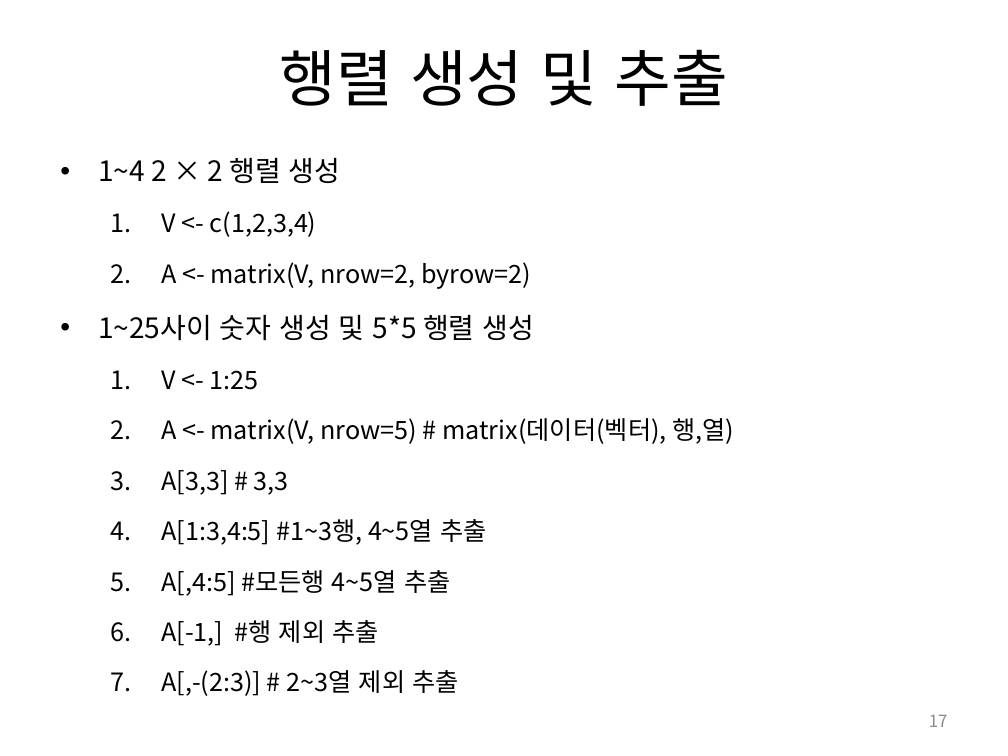
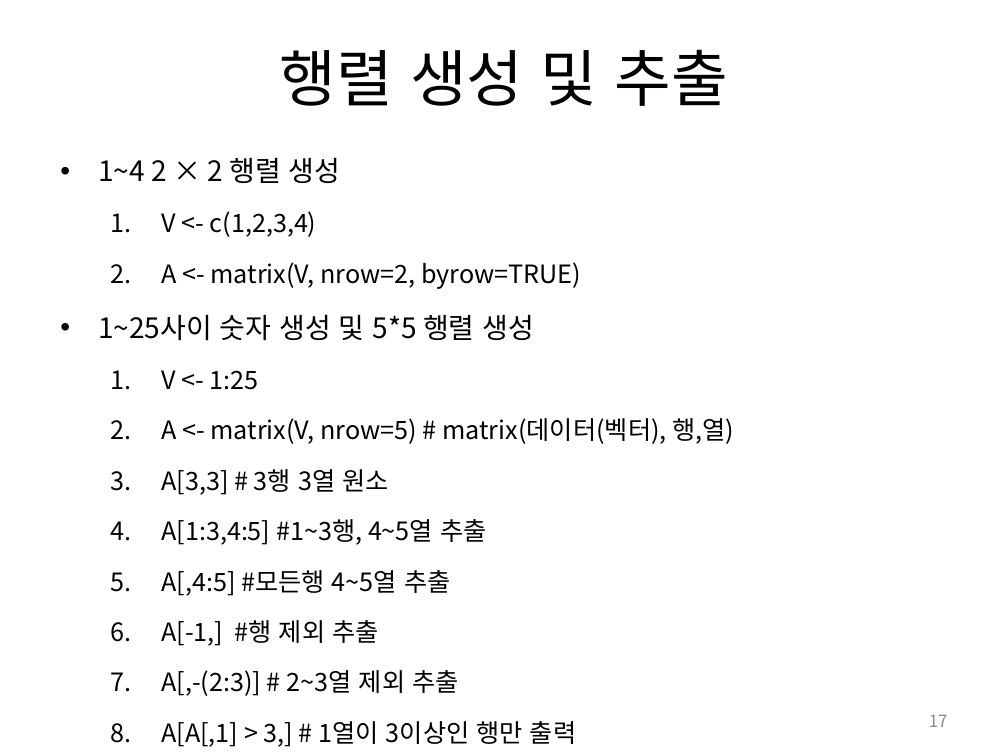
Before and after one commit to dyjin1217/KPU_R_Basic, a slide deck: slide 17 of 산기대_R_강의.pptx. Drawn at 1008x756 pixels with LibreOffice and Linux fonts; fonts in the diff are those of the drawing. Boxes give left, top, right and bottom in pixels: in the first picture for what was removed or moved away, otherwise in the second. Text is boxed around its words. In the diff, an @@ line names an element or a change of style, - is before the commit and + after.

```diff
--- a/산기대_R_강의.pptx
+++ b/산기대_R_강의.pptx
@@ text at (x1=161, y1=262, x2=581, y2=289): text changed @@
-  2. A <- matrix(V, nrow=2, byrow=2)
+  2. A <- matrix(V, nrow=2, byrow=TRUE)
@@ text at (x1=161, y1=469, x2=388, y2=495): text changed @@
-  3. A[3,3] # 3,3
+  3. A[3,3] # 3행 3열 원소
@@ text at (x1=161, y1=721, x2=576, y2=747): paragraph added @@
+  8. A[A[,1] > 3,] # 1열이 3이상인 행만 출력
```
Also in this commit, not shown: 4 other slides changed, 2 other files.
